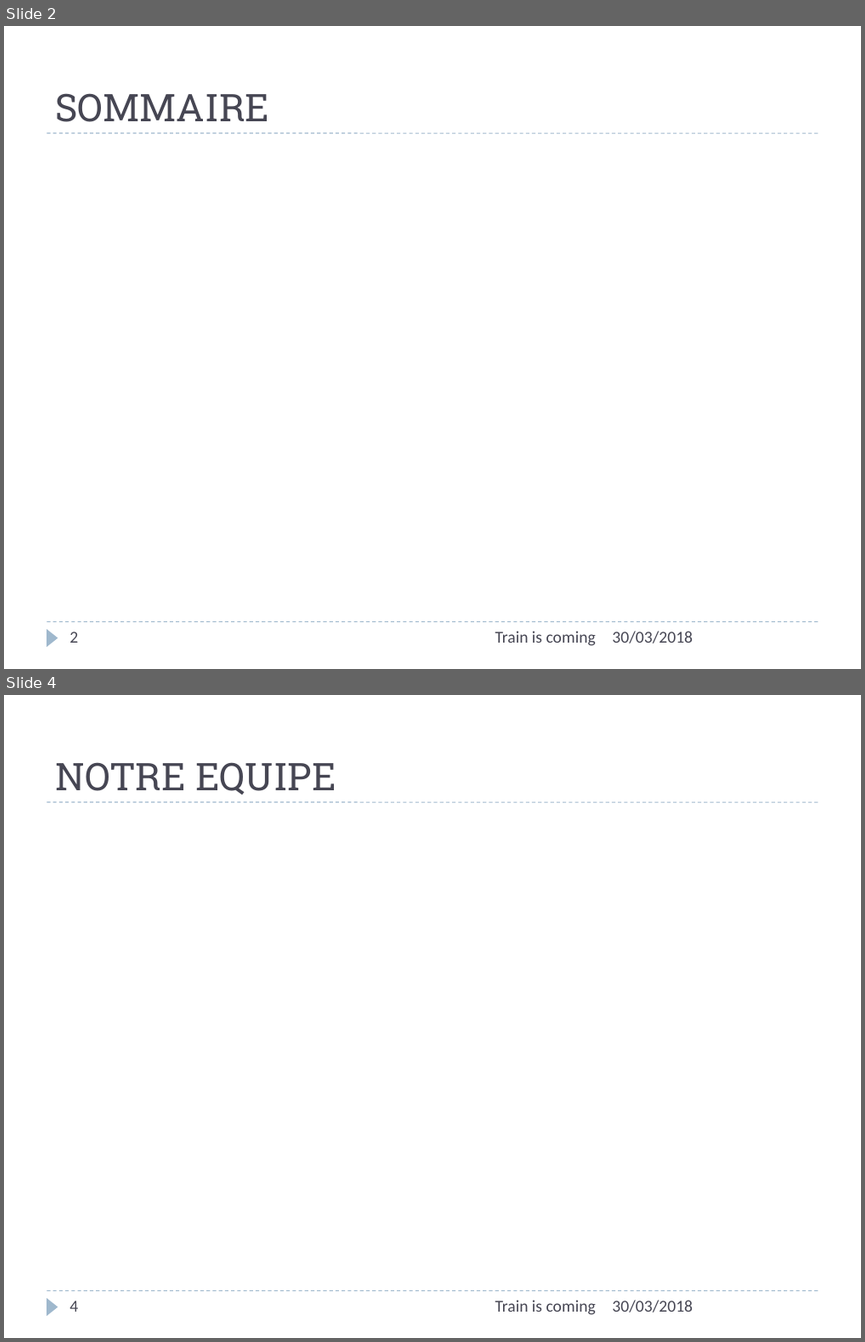
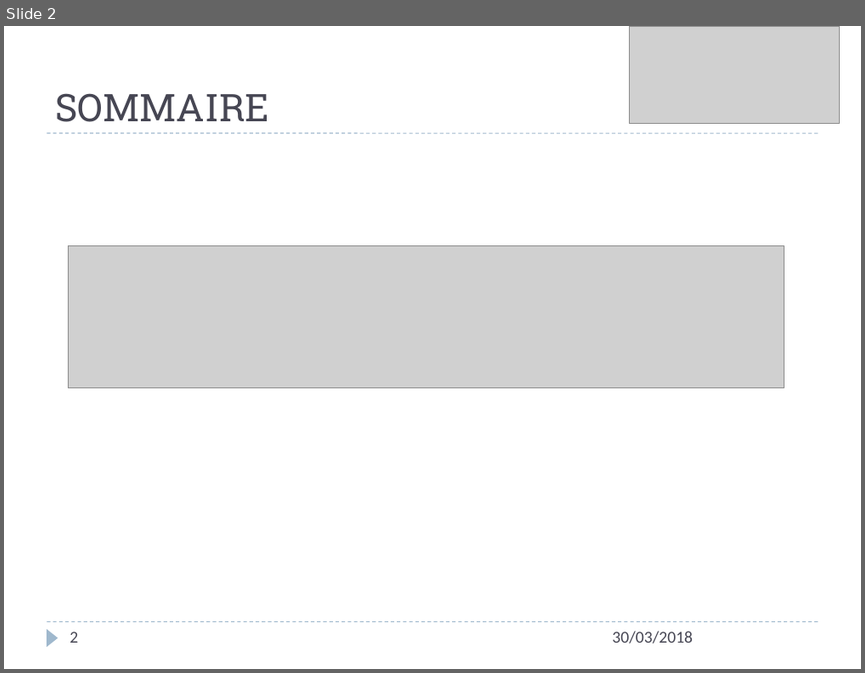
Before and after one commit to vvirole/GPI---2018---Simulation-de-Trains-Automatis-s, a slide deck: GPI - 2K18/Présentation – Gestion de Projet Informatique.pptx. Shown one above the other, each under a label of ours: slides 2 and 4 before the commit, slide 2 after it; the slides between them are not shown. The pictures are 865x1342 and 865x673 pixels, drawn with LibreOffice and Linux fonts; fonts in the diff are those of the drawing; grey boxes stand for pictures. Boxes give left, top, right and bottom in pixels: in the first picture for what was removed or moved away, otherwise in the second. Text is boxed around its words. In the diff, an @@ line names an element or a change of style, - is before the commit and + after.

```diff
--- a/GPI - 2K18/Présentation – Gestion de Projet Informatique.pptx
+++ b/GPI - 2K18/Présentation – Gestion de Projet Informatique.pptx
@@ slide 4 removed at (4,695,861,1338), background #FFFFFF; not listed: 3 template elements that a slide beside it also shows @@
@@ title removed at (55,762,336,794) @@
-NOTRE EQUIPE
@@ page number removed at (69,1300,78,1311) @@
-4
@@ text removed at (495,1299,596,1315) @@
-Train is coming
@@ text removed at (612,1299,692,1312) @@
-30/03/2018
@@ slide 2 changed as well @@
@@ picture added at (629,26,839,123) @@
@@ picture added at (69,245,783,387) @@
@@ text removed at (495,630,596,646) @@
-Train is coming
```
Also in this commit, not shown: 11 other slides changed, 2 slides added, 1 other slide removed, 3 other files.
